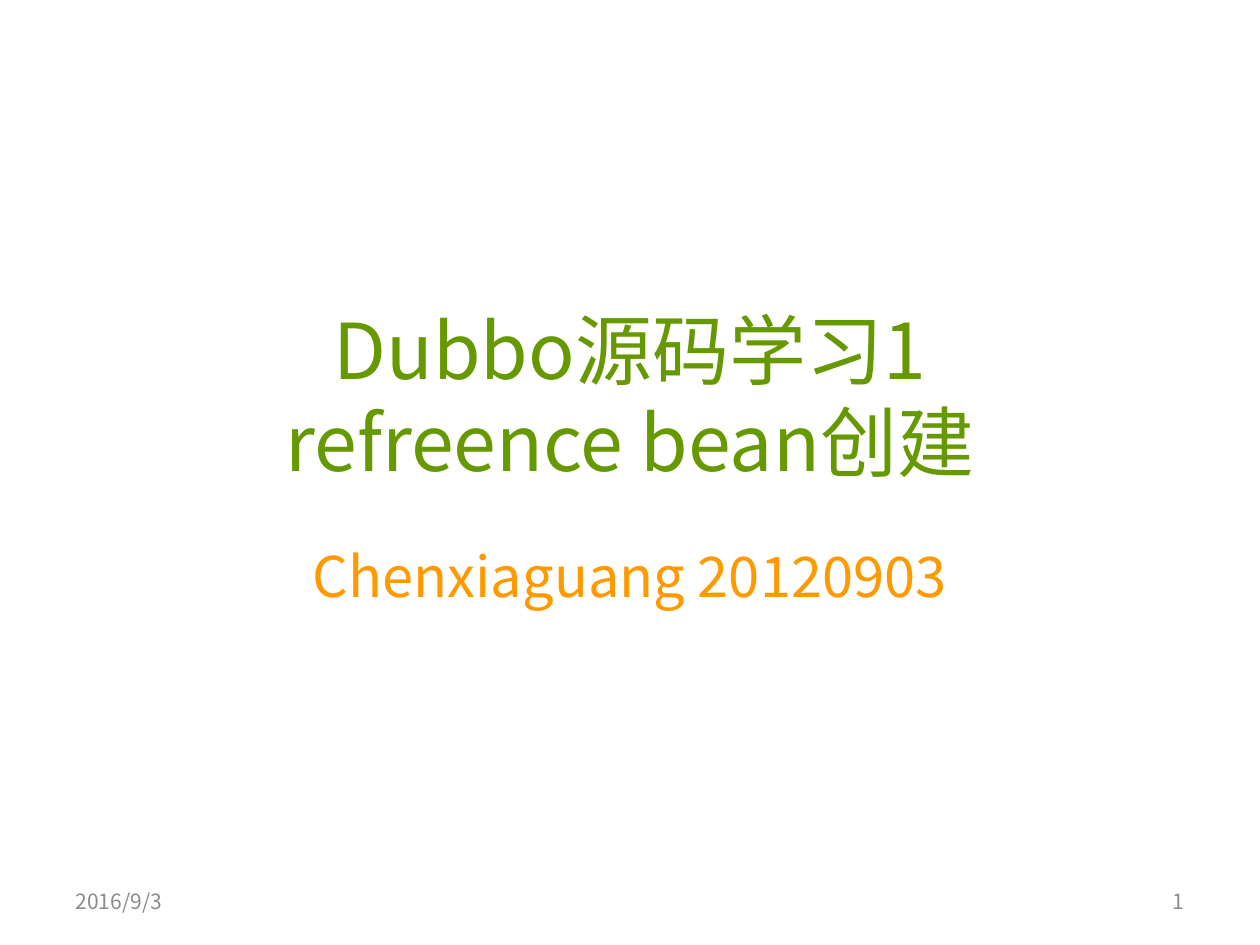
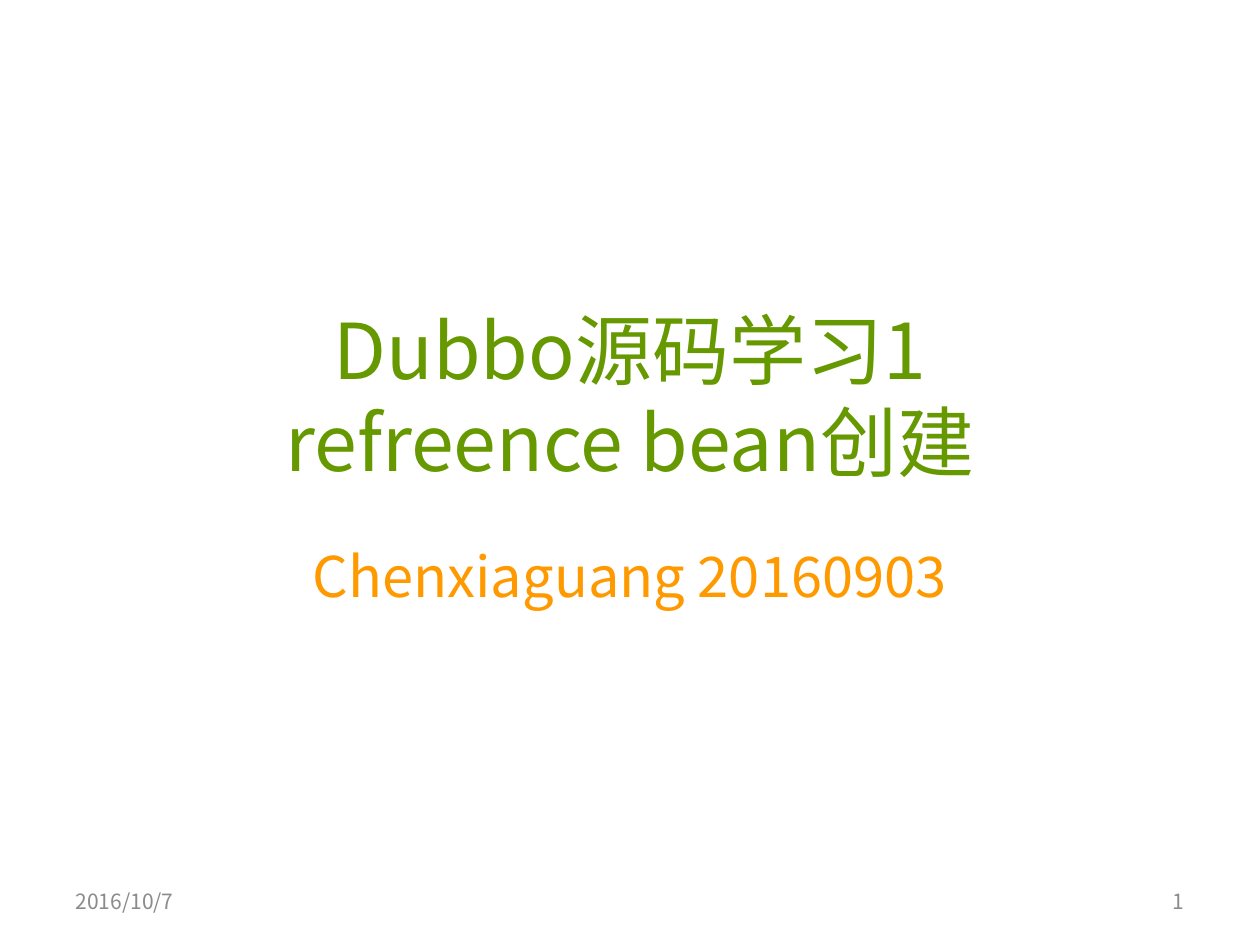
Before and after one commit to AmarRocks/demo, a slide deck: slide 1 of 04.dubbo_demo/document/dubbo源码分析1-reference bean创建.pptx. Drawn at 1260x945 pixels with LibreOffice and Linux fonts; fonts in the diff are those of the drawing. Boxes give left, top, right and bottom in pixels: in the first picture for what was removed or moved away, otherwise in the second. Text is boxed around its words. In the diff, an @@ line names an element or a change of style, - is before the commit and + after.

Commit message:
dubbo源码学习ppt 创建日期错误的修正

```diff
--- a/04.dubbo_demo/document/dubbo源码分析1-reference bean创建.pptx
+++ b/04.dubbo_demo/document/dubbo源码分析1-reference bean创建.pptx
@@ subtitle at bbox=[313, 552, 947, 611]: text changed @@
-Chenxiaguang 20120903
+Chenxiaguang 20160903
@@ text at bbox=[76, 892, 174, 913]: text changed @@
-2016/9/3
+2016/10/7
```
Also in this commit, not shown: 13 other slides changed, 24 other files.
